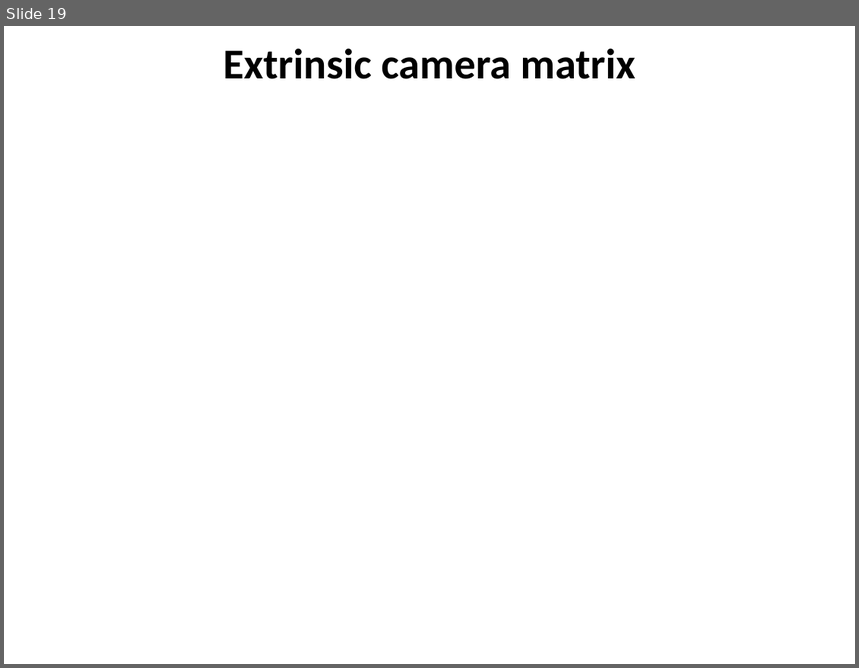
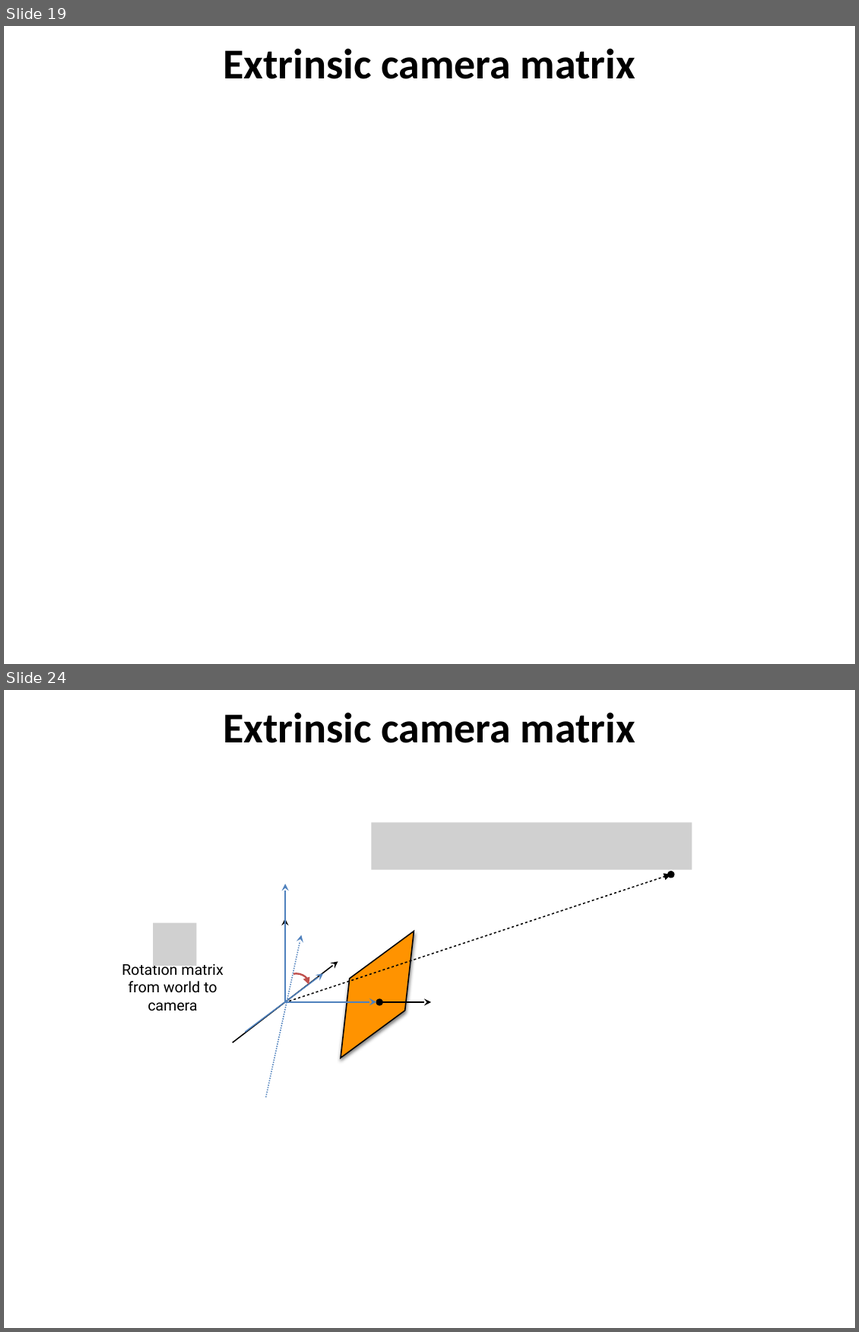
Before and after one commit to YoniChechik/AI_is_Math, a slide deck: c_07_camera_calibration/camera calibration.pptx. Shown one above the other, each under a label of ours: slide 19 before the commit, slides 19 and 24 after it; the slides between them are not shown. The pictures are 859x668 and 859x1332 pixels, drawn with LibreOffice and Linux fonts; fonts in the diff are those of the drawing; grey boxes stand for pictures; background and template pictures are left out. Boxes give left, top, right and bottom in pixels: in the first picture for what was removed or moved away, otherwise in the second. Text is boxed around its words. In the diff, an @@ line names an element or a change of style, - is before the commit and + after.

Commit message:
finished camera calib

```diff
--- a/c_07_camera_calibration/camera calibration.pptx
+++ b/c_07_camera_calibration/camera calibration.pptx
@@ slide 24 added at (4, 690, 855, 1328), background #FFFFFF @@
@@ title added at (223, 712, 636, 743), 36 pt, text #000000, bold @@
+Extrinsic camera matrix
@@ picture added at (372, 823, 693, 870) @@
@@ arrow added from (285, 1002) to (671, 875), #000000 1 pt @@
@@ arrow added from (286, 1002) to (286, 884), #4F81BD 1 pt @@
@@ arrow added from (671, 873) to (671, 875), #000000 2 pt @@
@@ freeform shape added at (313, 916, 442, 1074), fill #FF9300, outline #000000 1 pt @@
@@ picture added at (153, 923, 196, 966) @@
@@ arrow added from (266, 1097) to (301, 935), #4F81BD 1 pt dashed @@
@@ arrow added from (285, 1002) to (285, 919), #000000 1 pt @@
@@ text added at (122, 961, 223, 1011), 12.7 pt, text #000000 @@
+Rotation matrix from world to camera
@@ arrow added from (232, 1043) to (338, 961), #000000 1 pt @@
@@ arrow added from (245, 1032) to (323, 973), #4F81BD 1 pt @@
@@ arc (boxed as its full ellipse) added at (284, 973, 310, 995), outline #C0504D 1.5 pt @@
@@ line added from (285, 1002) to (350, 1002), #000000 1 pt @@
@@ arrow added from (285, 1002) to (377, 1002), #4F81BD 1 pt @@
@@ double arrow added from (379, 1002) to (431, 1002), #000000 1 pt @@
```
Also in this commit, not shown: 21 other slides added.
